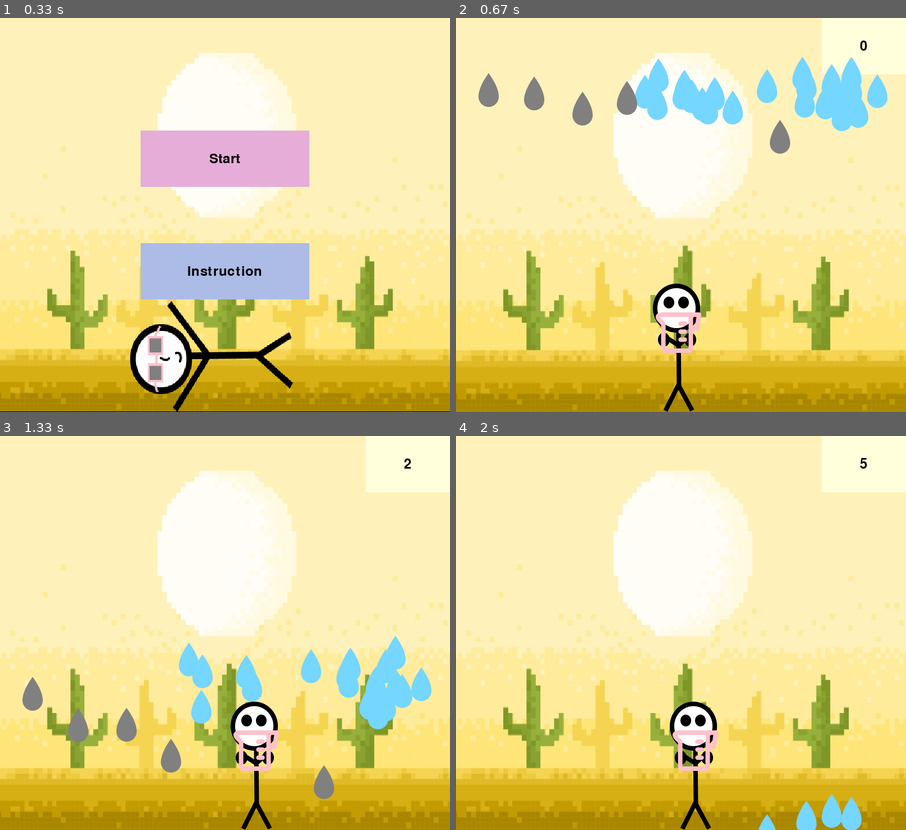
Above: before the commit, frames 1-4 (two rows, left to right).
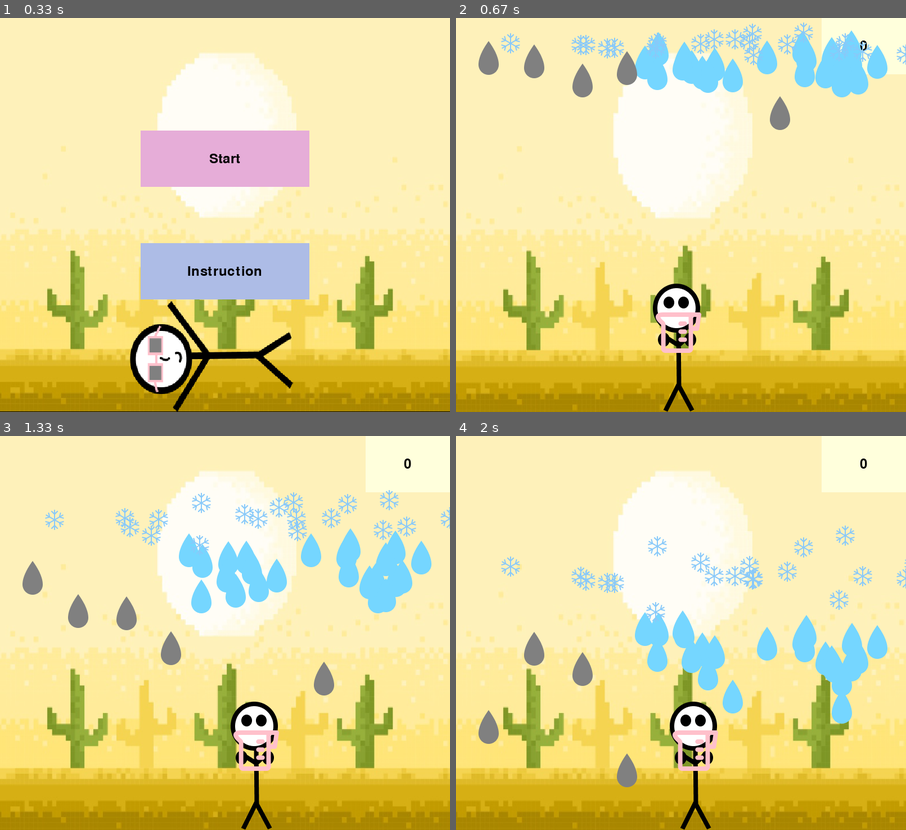
Above: after the commit, the same moments.

Repository: achang140/ACIT_2515_Pygame
Game: pygame game, started from main.py
Same seed, same stepped clock (60 frames per second), same inputs: the game is played once before the commit and once after it.
Inputs (mouse positions are in pixels of both pictures, inside the frame that each line leads up to):
- Up to frame 1 (0.33 s): no input
- Up to frame 2 (0.67 s): click (681, 159) at 0.38 s
- Up to frame 3 (1.33 s): hold Right 0.67-1.13 s; hold Right from 1.17 s (still down)
- Up to frame 4 (2 s): release Right at 1.63 s; hold Left from 1.67 s (still down)

Frame 1 is identical in both runs. In frame 2, 10% of the frame differs, in the area x 5-100%, y 1-35%; in frame 3, 13%, in the area x 5-100%, y 5-93%; in frame 4, 7.9%.

Commit message:
Added a new component and updated game screen

Diff:
--- a/breakout/components/clean_water.py
+++ b/breakout/components/clean_water.py
@@ -9,6 +9,6 @@
         self.rect.x = random.randint(0, 800)
 
     def update(self):
-        self.rect.y += random.randint(0,30) # Drop from Sky
+        self.rect.y += random.randint(-5,20) # Drop from Sky
         if self.rect.bottom == 700:
             self.kill() # Water Drop to the Ground, Dissappear
--- a/breakout/components/dirty_water.py
+++ b/breakout/components/dirty_water.py
@@ -8,6 +8,6 @@
         self.rect.x = random.randint(0, 800)
 
     def update(self):
-        self.rect.y += random.randint(0, 35) # Drop from Sky
-        if self.rect.bottom == 700:
+        self.rect.y += random.randint(-10, 30) # Drop from Sky
+        if self.rect.bottom > 650:
             self.kill() # Water Drop to the Ground, Dissappear
--- /dev/null
+++ b/breakout/components/snow.py
@@ -0,0 +1,14 @@
+import pygame
+import random
+
+class Snow(pygame.sprite.Sprite):
+    def __init__(self):
+        super().__init__()
+        self.image = pygame.image.load("./images/snow.png")
+        self.rect = self.image.get_rect()
+        self.rect.x = random.randint(0, 800)
+
+    def update(self):
+        self.rect.y += random.randint(0,10) # Drop from Sky
+        if self.rect.bottom == 700:
+            self.kill() # Water Drop to the Ground, Dissappear
--- /dev/null
+++ b/breakout/components/snow_condition.py
@@ -0,0 +1,18 @@
+import pygame, random
+from .snow import Snow
+
+class SnowCondition(pygame.sprite.Group):
+    def __init__(self):
+        super().__init__()
+
+        start_x = random.randint(0, 20)
+        start_y = 0
+
+        for i in range(20):
+            snow = Snow()
+
+            snow.rect.y = start_y
+
+            self.add(snow)
+
+            snow.rect.x += start_x
--- a/breakout/screens/final_screen.py
+++ b/breakout/screens/final_screen.py
@@ -1,5 +1,6 @@
 import pygame
 from screens.base_screen import BaseScreen
+from .game_screen import GameScreen
 from components.text_box import TextBox
 
 class FinalScreen(BaseScreen):
@@ -7,9 +8,11 @@
         super().__init__(window)
         self.start_btn = TextBox((300, 100), "Play Again", bgcolor = (230, 173, 216)) # Width and Height, Text, Background Color
         self.start_btn.rect.topleft = (250, 200)
+        self.game = GameScreen(BaseScreen)
 
     def draw(self):
         self.window.blit(self.start_btn.image, self.start_btn.rect)
+        # self.window.blit(self.game.score_board, (0, 0))
 
     def update(self):
         pass
--- a/breakout/screens/game_screen.py
+++ b/breakout/screens/game_screen.py
@@ -4,6 +4,7 @@
 from breakout.components.character import Character
 from breakout.components.clean_condition import CleanCondition
 from breakout.components.dirty_condition import DirtyCondition
+from breakout.components.snow_condition import SnowCondition
 
 
 class GameScreen(BaseScreen):
@@ -14,6 +15,7 @@
         self.character = Character()
         self.clean_condition = CleanCondition()
         self.dirty_condition = DirtyCondition()
+        self.snow_condition = SnowCondition()
         # self.clean = CleanWater()
 
     def draw(self):
@@ -26,6 +28,7 @@
         self.window.blit(self.character.image, self.character.rect)
         self.clean_condition.draw(self.window)
         self.dirty_condition.draw(self.window)
+        self.snow_condition.draw(self.window)
 
         # Check Rectangle Around the Container
         # pygame.draw.rect(self.window, (0, 0, 0), self.character.rect_rectangle, 2)
@@ -33,6 +36,7 @@
     def update(self):
         self.clean_condition.update()
         self.dirty_condition.update()
+        self.snow_condition.update()
 
         self.score_board = TextBox((150, 100), self.score, bgcolor = (255, 255, 220)) # Width and Height, Text, Background Color
         self.score_board.rect.topright = (800, 0)
@@ -40,6 +44,11 @@
         if pygame.sprite.spritecollide(self.character, self.clean_condition, dokill = True):
             self.score += 1
             print(self.score)
+
+        if pygame.sprite.spritecollide(self.character, self.snow_condition, dokill = True):
+            self.score += 0.5
+            print(self.score)
+
         if pygame.sprite.spritecollide(self.character, self.dirty_condition, dokill = True):
             pygame.time.wait(150)
             self.running = False
Binary file added: images/snow.png
